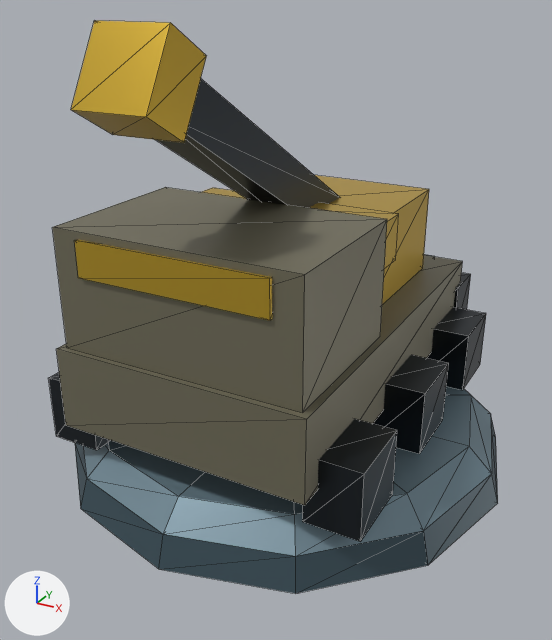
A saved change to the glTF model assets/models/pieces/israel_artillery_lod0.glb.
Both versions are drawn from a 50 mm lens placed at (0.523, -0.987, 0.713), pointed at (0.005, -0.046, 0.243). The lights are fixed; the arrows at lower left show +X, +Y and +Z. The first picture is the older version. Mesh edges are drawn as thin lines. Where no turn or scale is listed for an object, it has been applied to the vertices. Vertices at exactly the same position are counted once.

Script lines for the objects in view, before the commit:
```python
ob_barrel = bpy.data.objects.new('barrel', me_barrel_mesh)
ob_barrel.location = (0.0, 0.0, 0.0)
ob_base_pedestal = bpy.data.objects.new('base_pedestal', me_base_pedestal_mesh)
ob_base_pedestal.location = (0.0, 0.0, 0.0)
ob_body_hull = bpy.data.objects.new('body_hull', me_body_hull_mesh)
ob_body_hull.location = (0.0, 0.0, 0.0)
ob_turret = bpy.data.objects.new('turret', me_turret_mesh)
ob_turret.location = (0.0, 0.0, 0.0)
```
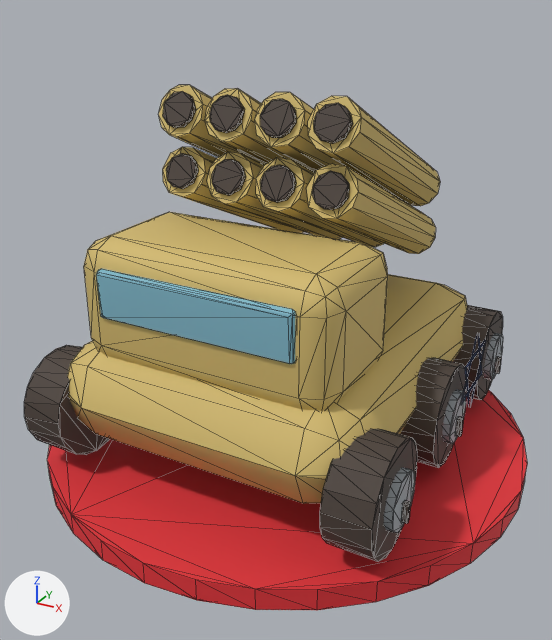
Edits to the bpy script that builds the scene:
```text
Change mat_mat_team_ring:
    mat_mat_team_ring.base_color: (0.188, 0.279, 0.332) -> (0.784, 0.0319, 0.0409)  # greyish blue #78909c -> red #e53239
    mat_mat_team_ring.roughness: 0.4 -> 0.72
Change me_base_pedestal_mesh:
    remove me_base_pedestal_mesh.from_pydata(...)  # 39 vertices, 84 faces; spans x -0.36..0.36, y -0.36..0.36, z 0.0..0.084
    remove me_base_pedestal_mesh.materials.append(mat_mat_base_pedestal)  # dark blue #455a64
    add me_base_pedestal_mesh.from_pydata(...)  # 64 vertices, 124 faces; spans x -0.39..0.39, y -0.39..0.39, z 0.0..0.033
    me_base_pedestal_mesh part 1: the whole mesh is rebuilt
Change me_body_hull_mesh:
    remove me_body_hull_mesh.from_pydata(...)  # 96 vertices, 144 faces; spans x -0.25..0.25, y -0.31..0.36, z 0.084..0.43
    remove me_body_hull_mesh.materials.append(mat_mat_faction_primary)  # dark yellow #7b7763
    remove me_body_hull_mesh.materials.append(mat_mat_faction_accent)  # yellow #d4af37
    remove me_body_hull_mesh.materials.append(mat_mat_neutral_metal)  # dark grey #353b40
    remove me_body_hull_mesh.materials.append(mat_mat_team_ring)  # greyish blue #78909c
    add me_body_hull_mesh.from_pydata(...)  # 980 vertices, 1776 faces; spans x -0.294..0.294, y -0.307..0.307, z 0.049..0.586
    me_body_hull_mesh part 2: the loose piece of 8 vertices spanning x -0.19..0.19, y -0.31..0.31, z 0.14..0.26 is rebuilt with 48 vertices and now spans x -0.243..0.243, y -0.297..0.297, z 0.091..0.244, in mat_israel___sand_yellow_001 (yellow #d3ba6f)
    me_body_hull_mesh part 3: the loose piece of 8 vertices spanning x -0.18..0.18, y -0.3..-0.06, z 0.26..0.43 is rebuilt with 56 vertices and now spans x -0.195..0.195, y -0.26..-0.045, z 0.212..0.401, in mat_israel___sand_yellow_001 (yellow #d3ba6f)
    me_body_hull_mesh part 4: 9 loose pieces with 72 vertices, spanning x -0.25..0.25, y -0.275..0.36, z 0.084..0.25, are deleted
    me_body_hull_mesh part 5: 8 vertices removed from x -0.14..0.14, y -0.305..-0.255, z 0.37..0.42; 876 vertices added at x -0.294..0.294, y -0.307..0.307, z 0.049..0.586
    add me_body_hull_mesh.materials.append(mat_israel___sand_yellow_001)  # yellow #d3ba6f
    add me_body_hull_mesh.materials.append(mat_dark_parts_001)  # brown #4a3f38
    add me_body_hull_mesh.materials.append(mat_metal_001)  # grey #a9b0b5
    add me_body_hull_mesh.materials.append(mat_canopy_001)  # cyan #7fb7c9
    add me_body_hull_mesh.materials.append(mat_blue_001)  # blue #214789
Remove ob_turret:
    ob_turret = bpy.data.objects.new('turret', me_turret_mesh)
Remove ob_barrel:
    ob_barrel = bpy.data.objects.new('barrel', me_barrel_mesh)
```

Changed parts and their boxes (x1, y1, x2, y2) in the pictures (552 x 640 px):
'body_hull', recoloured, surface changed, reshaped (10% wider, 34% taller)
    before: (49, 187, 486, 542)
    after: (24, 85, 503, 562)
'base_pedestal', recoloured, surface changed, reshaped (13% wider)
    before: (75, 386, 498, 594)
    after: (47, 390, 527, 610)
'barrel', deleted
    before: (71, 21, 340, 208)
    faces in mat_mat_faction_accent (yellow #d4af37): (71, 21, 206, 143)
    faces in mat_mat_neutral_metal (dark grey #353b40): (156, 79, 340, 208)
'turret', deleted (yellow)
    before: (202, 175, 429, 305)
part 2 of me_body_hull_mesh, rebuilt (8% shorter)
    before: (56, 255, 463, 505)
    after: (68, 274, 467, 503)
part 3 of me_body_hull_mesh, rebuilt (9% narrower, 12% shorter)
    before: (52, 187, 387, 413)
    after: (84, 212, 388, 411)
part 4 of me_body_hull_mesh, deleted
    before: (49, 255, 486, 542)
part 5 of me_body_hull_mesh, reshaped
    before: (74, 239, 272, 320)
    after: (24, 85, 503, 562)
